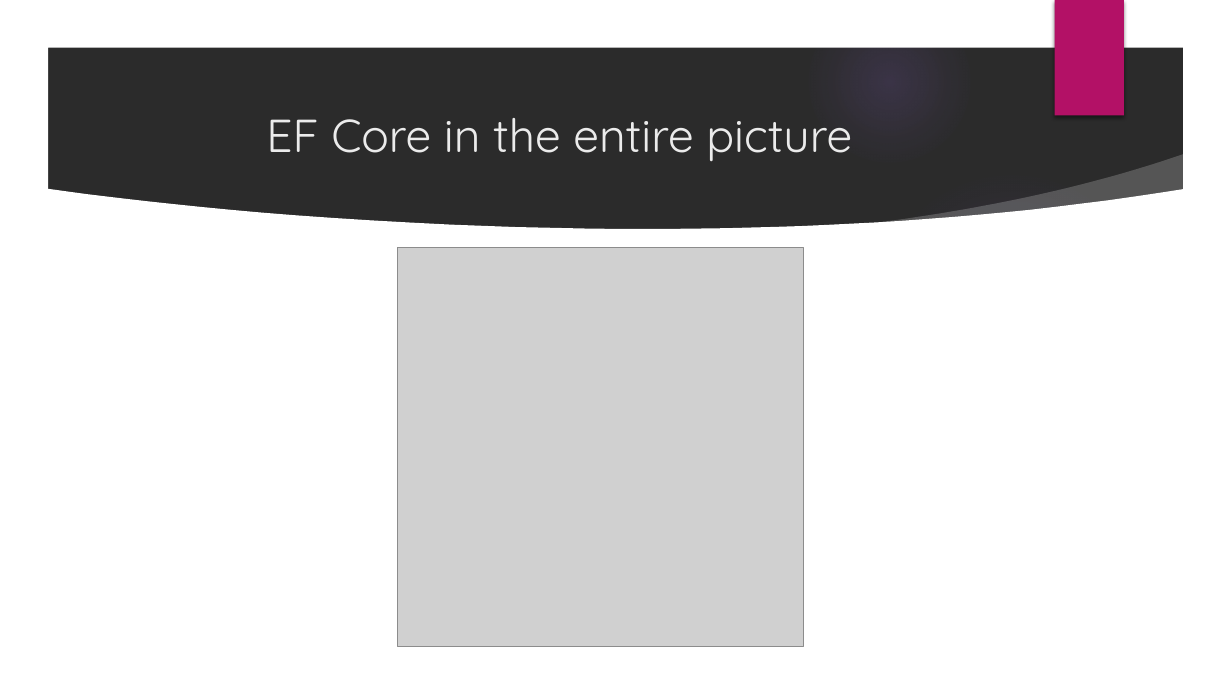
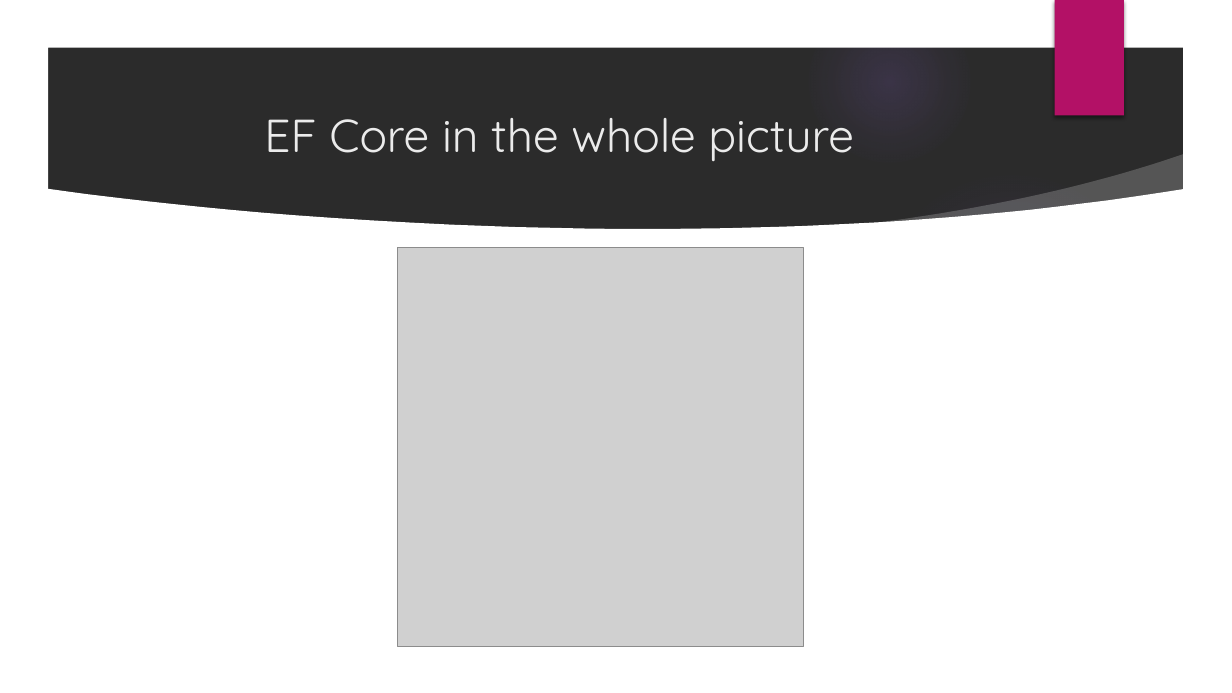
Before and after one commit to velizar92/TSK_Presentations, a slide deck: slide 13 of Databases_and_EntityFrameworkCore.pptx (slide 19 before the commit). Drawn at 1232x693 pixels with LibreOffice and Linux fonts; fonts in the diff are those of the drawing; grey boxes stand for pictures; background and template pictures are left out; a plain dark background stands for a picture behind light text. Boxes give left, top, right and bottom in pixels: in the first picture for what was removed or moved away, otherwise in the second. Text is boxed around its words. In the diff, an @@ line names an element or a change of style, - is before the commit and + after.

```diff
--- a/Databases_and_EntityFrameworkCore.pptx
+++ b/Databases_and_EntityFrameworkCore.pptx
@@ title at box(264, 118, 854, 161): text changed @@
-EF Core in the entire picture
+EF Core in the whole picture
```
Also in this commit, not shown: 3 other slides changed, 1 slide added, 2 slides removed.
